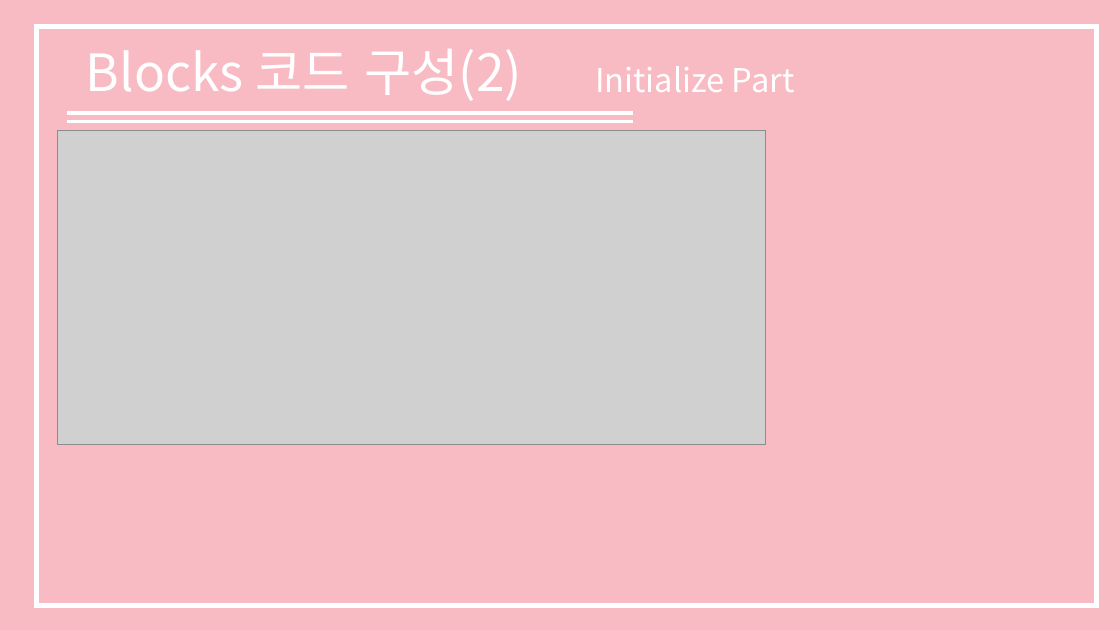
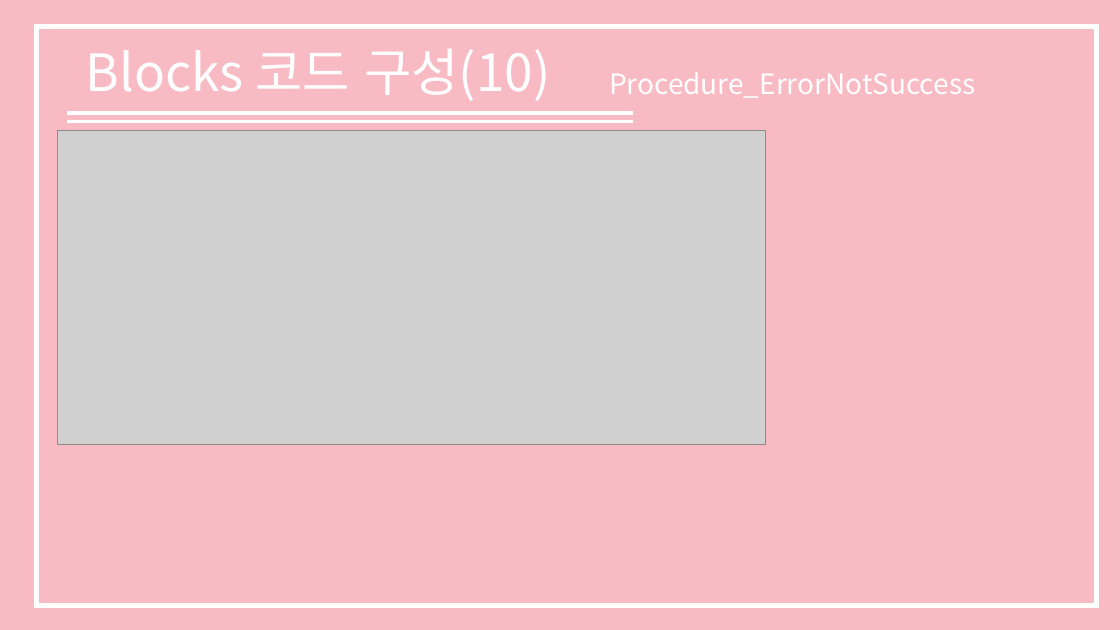
Before and after one commit to shinkeonkim/Class, a slide deck: slide 14 of SP1/소프트웨어 프로젝트 보고서.pptx. Drawn at 1120x630 pixels with LibreOffice and Linux fonts; fonts in the diff are those of the drawing; grey boxes stand for pictures. Boxes give left, top, right and bottom in pixels: in the first picture for what was removed or moved away, otherwise in the second. Text is boxed around its words. In the diff, an @@ line names an element or a change of style, - is before the commit and + after.

```diff
--- a/SP1/소프트웨어 프로젝트 보고서.pptx
+++ b/SP1/소프트웨어 프로젝트 보고서.pptx
@@ text at (86,49,550,101): text changed @@
-Blocks 코드 구성(2)
+Blocks 코드 구성(10)
@@ text at (609,72,975,98): text changed; size 28 to 24 pt @@
-Initialize Part
+Procedure_ErrorNotSuccess
```
Also in this commit, not shown: 9 other slides changed, 10 slides added, 2 slides removed.
